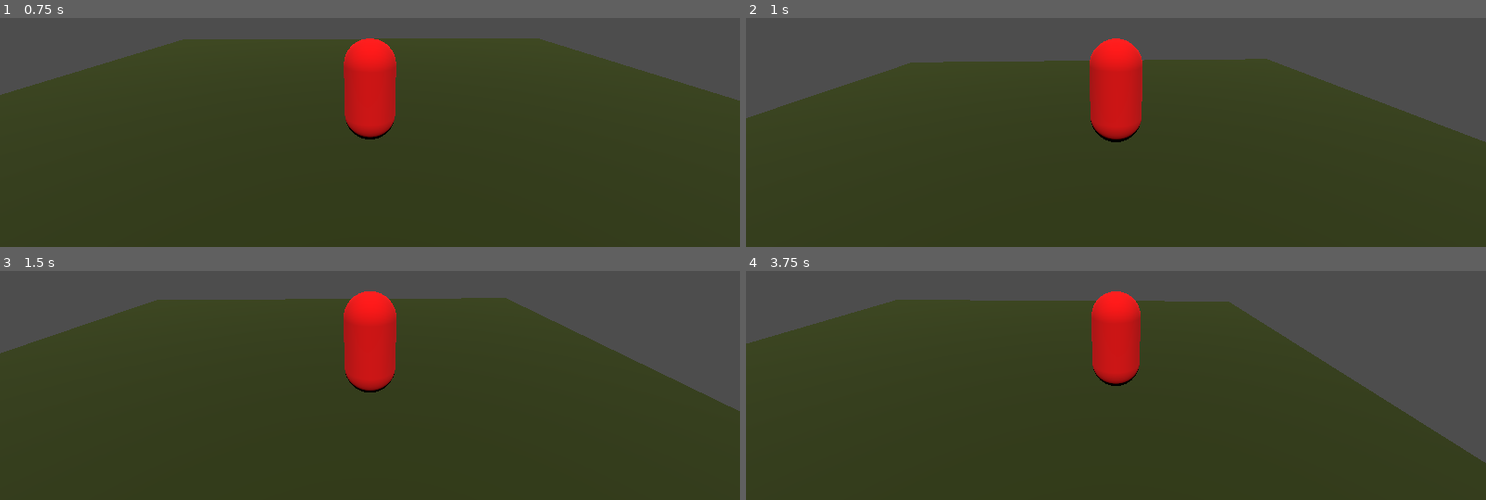
Above: before the commit, frames 1-4 (two rows, left to right).
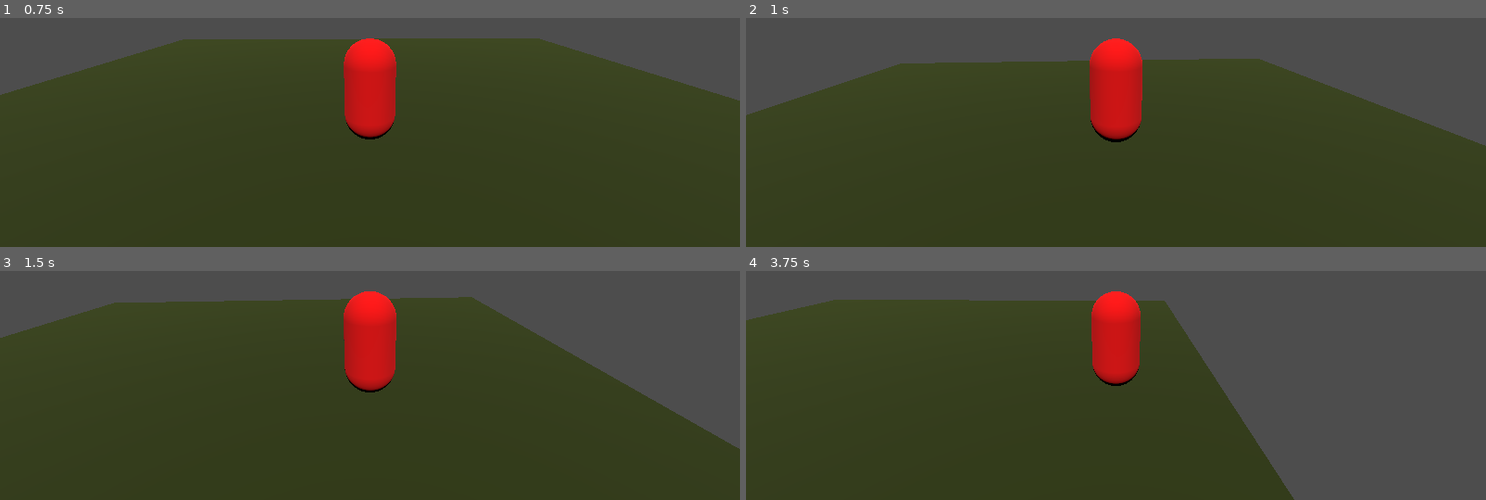
Above: after the commit, the same moments.

Repository: mswieboda/ld-58-practice
Game: Godot game, scene res://scenes/world.tscn
Two runs of this game, one before a commit and one after it. Both use one fixed random seed, a clock stepped at 60 frames per second and the inputs below.
Inputs:
- Up to frame 1 (0.75 s): hold D (move_right) from 0.53 s (still down); hold C (crouch) from 0.53 s (still down)
- Up to frame 2 (1 s): keep holding D (move_right); keep holding C (crouch); tap Space (jump) at 0.77 s
- Up to frame 3 (1.5 s): release D (move_right) at 1.28 s; release C (crouch) at 1.28 s; hold S (move_down) from 1.28 s (still down); tap C (crouch) at 1.35 s
- Up to frame 4 (3.75 s): tap Space (jump) at 1.52, 3.02 s; release S (move_down) at 2.03 s; hold D (move_right) 2.03-2.78 s; hold C (crouch) 2.03-2.78 s; hold W (move_up) 2.78-3.53 s; tap C (crouch) at 2.85 s; hold A (move_left) from 3.53 s (still down); hold C (crouch) from 3.53 s (still down)

Frame 1 is identical in both runs. In frame 2, 0.8% of the frame differs, in the area x 0-100%, y 9-56%; in frame 3, 5.3%; in frame 4, 19%, in the area x 0-100%, y 12-100%.

Commit message:
removes crouch

Diff:
--- a/objs/player/player.gd
+++ b/objs/player/player.gd
@@ -2,36 +2,14 @@
 
 # Movement variables
 @export var speed: float = 5.0
-@export var crouch_speed: float = 2.5
 @export var jump_velocity: float = 4.5
 @export var acceleration: float = 10.0
 @export var friction: float = 15.0
 
-# Crouch variables
-@export var normal_height: float = 2.0
-@export var crouch_height: float = 1.0
-@export var crouch_transition_speed: float = 10.0
-
-# State
-var is_crouching: bool = false
-var current_height: float = 2.0
-
 # Get the gravity from the project settings
 var gravity: float = ProjectSettings.get_setting("physics/3d/default_gravity")
 
-# References (assign these in the editor or adjust as needed)
-@onready var collision_shape: CollisionShape3D = $CollisionShape3D
-
-func _ready():
-    # Initialize collision shape height
-    if collision_shape and collision_shape.shape is CapsuleShape3D:
-        collision_shape.shape.height = normal_height
-        current_height = normal_height
-
 func _physics_process(delta: float) -> void:
-    # Handle crouch input
-    handle_crouch(delta)
-
     # Add gravity
     if not is_on_floor():
         velocity.y -= gravity * delta
@@ -44,31 +22,12 @@
     var input_dir := Input.get_vector("move_left", "move_right", "move_up", "move_down")
     var direction := (transform.basis * Vector3(input_dir.x, 0, input_dir.y)).normalized()
 
-    # Determine current speed based on crouch state
-    var current_speed: float = crouch_speed if is_crouching else speed
-
     # Apply movement with acceleration/friction
     if direction:
-        velocity.x = move_toward(velocity.x, direction.x * current_speed, acceleration * delta)
-        velocity.z = move_toward(velocity.z, direction.z * current_speed, acceleration * delta)
+        velocity.x = move_toward(velocity.x, direction.x * speed, acceleration * delta)
+        velocity.z = move_toward(velocity.z, direction.z * speed, acceleration * delta)
     else:
         velocity.x = move_toward(velocity.x, 0, friction * delta)
         velocity.z = move_toward(velocity.z, 0, friction * delta)
 
     move_and_slide()
-
-func handle_crouch(delta: float) -> void:
-    # Toggle crouch state when C is held
-    if Input.is_action_pressed("crouch"):  # You'll want to map C to a custom action
-        is_crouching = true
-    else:
-        is_crouching = false
-
-    # Smoothly transition collision shape height
-    var target_height: float = crouch_height if is_crouching else normal_height
-    current_height = lerp(current_height, target_height, crouch_transition_speed * delta)
-
-    if collision_shape and collision_shape.shape is CapsuleShape3D:
-        collision_shape.shape.height = current_height
-        # Adjust position to keep feet on ground when crouching
-        collision_shape.position.y = current_height / 2
